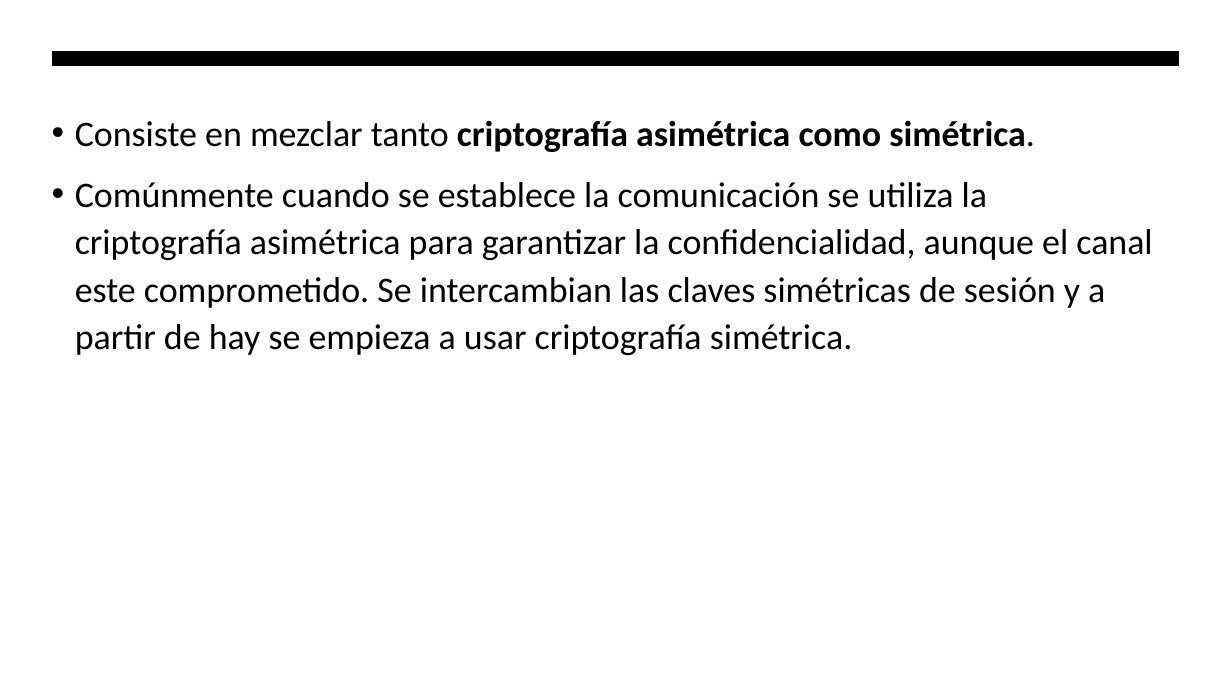
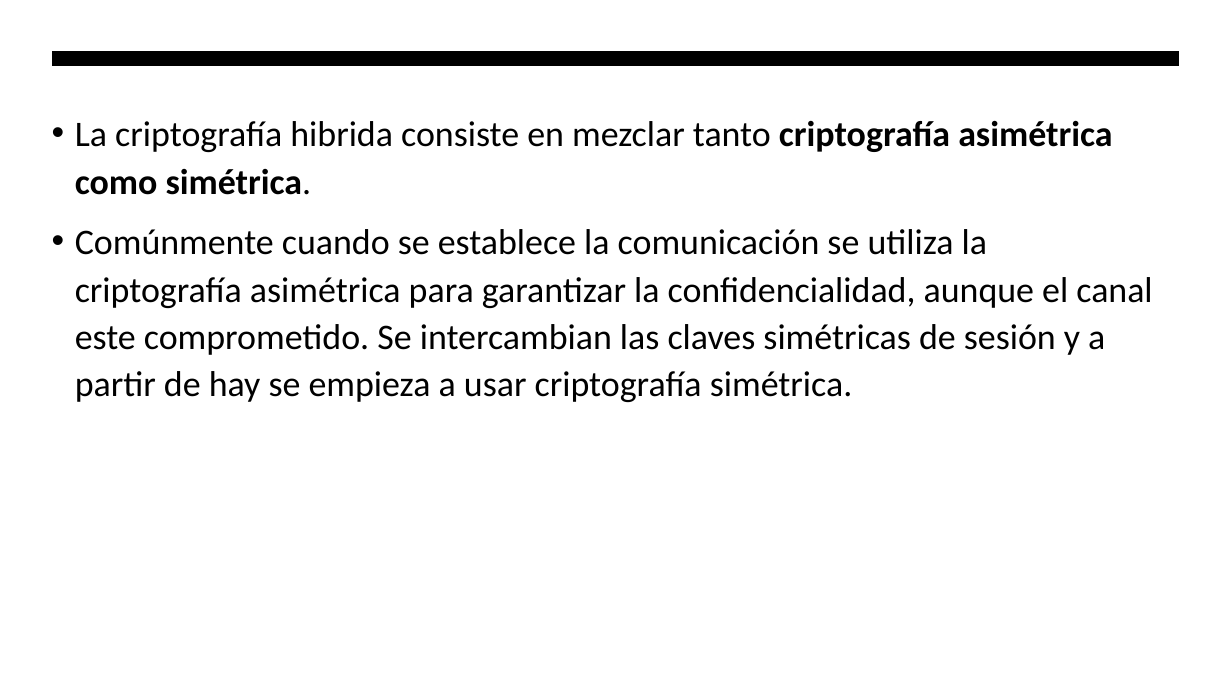
Before and after one commit to hombrefrustrado/criptografia-presentaci-n, a slide deck: slide 35 of criptografía teorica.pptx. Drawn at 1232x693 pixels with LibreOffice and Linux fonts; fonts in the diff are those of the drawing. Boxes give left, top, right and bottom in pixels: in the first picture for what was removed or moved away, otherwise in the second. Text is boxed around its words. In the diff, an @@ line names an element or a change of style, - is before the commit and + after.

```diff
--- a/criptografía teorica.pptx
+++ b/criptografía teorica.pptx
@@ text at (x1=75, y1=120, x2=1112, y2=195): text changed; bold off @@
-• Consiste en mezclar tanto criptografía asimétrica como simétrica.
+• La criptografía hibrida consiste en mezclar tanto criptografía asimétrica como simétrica.
```
Also in this commit, not shown: 1 other slide changed, 2 other files.
